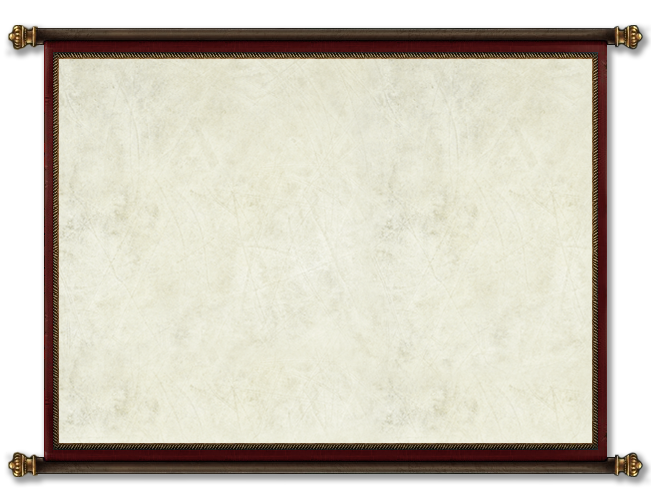
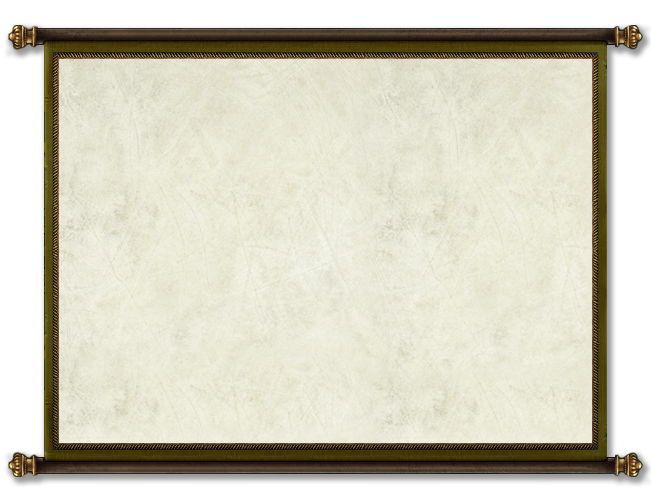
Two versions of the same layered image (651x502). Layer-by-layer changes:
pixels changed over box(44, 40, 607, 461) (layer not identified)
